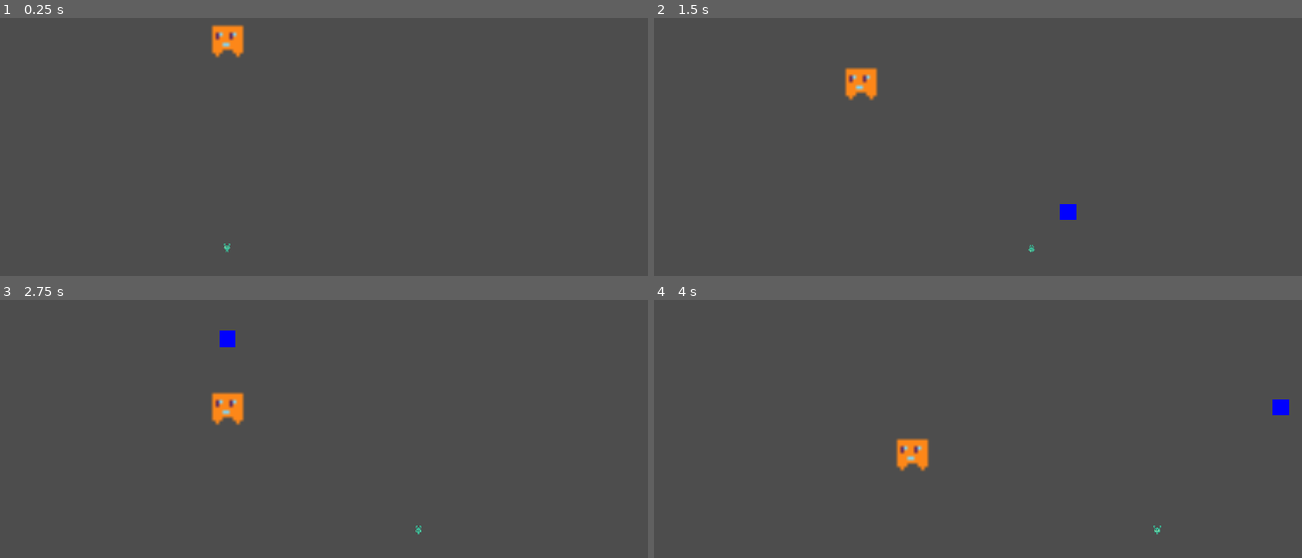
Above: before the commit, frames 1-4 (two rows, left to right).
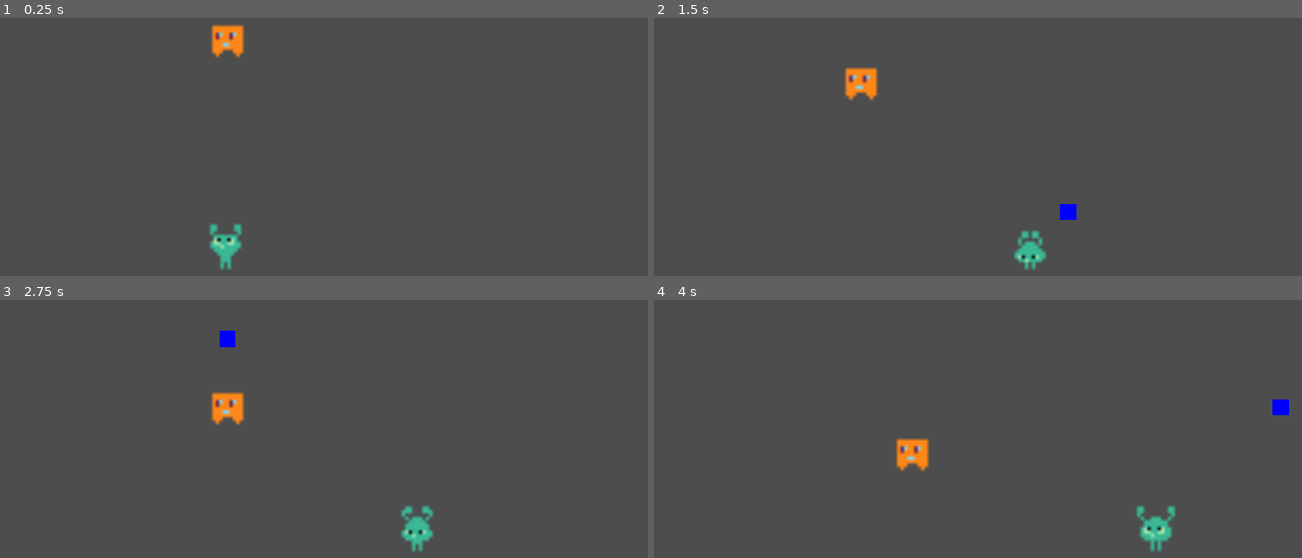
Above: after the commit, the same moments.

Repository: Roflstomp123/MRUHACKZ
Game: Godot game, scene res://Levels/temp_level.tscn
Same seed, same stepped clock (60 frames per second), same inputs: the game is played once before the commit and once after it.
Inputs:
- Up to frame 1 (0.25 s): no input
- Up to frame 2 (1.5 s): tap Enter (Finish attack) at 0.5, 1.35 s; hold Right (Move right) 0.53-1.28 s; hold Enter (Finish attack) 0.53-1.28 s; hold Left (Move left) from 1.28 s (still down)
- Up to frame 3 (2.75 s): release Left (Move left) at 2.03 s; hold Right (Move right) from 2.03 s (still down); hold Enter (Finish attack) from 2.03 s (still down)
- Up to frame 4 (4 s): release Enter (Finish attack) at 2.78 s; tap Enter (Finish attack) at 2.85 s; release Right (Move right) at 3.53 s; hold Left (Move left) from 3.53 s (still down); hold Enter (Finish attack) from 3.53 s (still down)

The runs differ from the first frame. In frame 1, 0.5% of the frame differs, in the area x 32-38%, y 79-98%; in frame 2, 0.5%; in frame 3, 0.6%; in frame 4, 0.6%, in the area x 74-81%, y 79-98%.

Commit message:
scale fixes
fixed scale of player model

Diff:
--- a/Levels/temp_level.tscn
+++ b/Levels/temp_level.tscn
@@ -17,6 +17,7 @@
 position = Vector2(537, 337)
 
 [node name="CollisionShape2D" type="CollisionShape2D" parent="temp_player"]
+visible = false
 shape = SubResource("RectangleShape2D_arefr")
 
 [node name="wall" type="StaticBody2D" parent="."]
--- a/Player/temp_player.tscn
+++ b/Player/temp_player.tscn
@@ -160,6 +160,7 @@
 script = ExtResource("1_rdv07")
 
 [node name="AnimatedSprite2D" type="AnimatedSprite2D" parent="."]
+scale = Vector2(5, 5)
 sprite_frames = SubResource("SpriteFrames_a7xye")
 animation = &"hewwo"
 autoplay = "hewwo"
Not shown: 1 places in Enemy/alien.tscn that only renumber resources
Not shown: 1 places in Player/temp_player.tscn that only renumber resources
